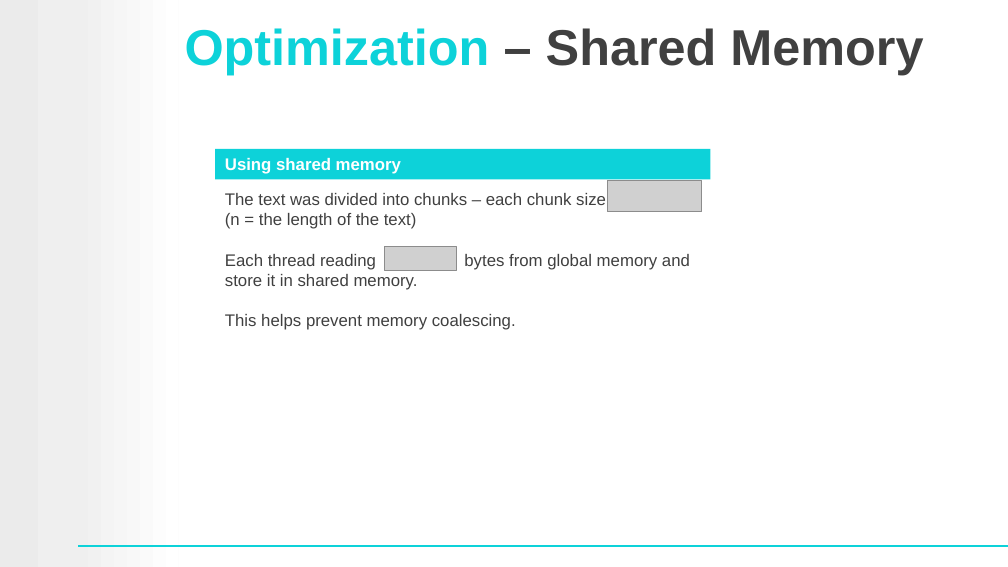
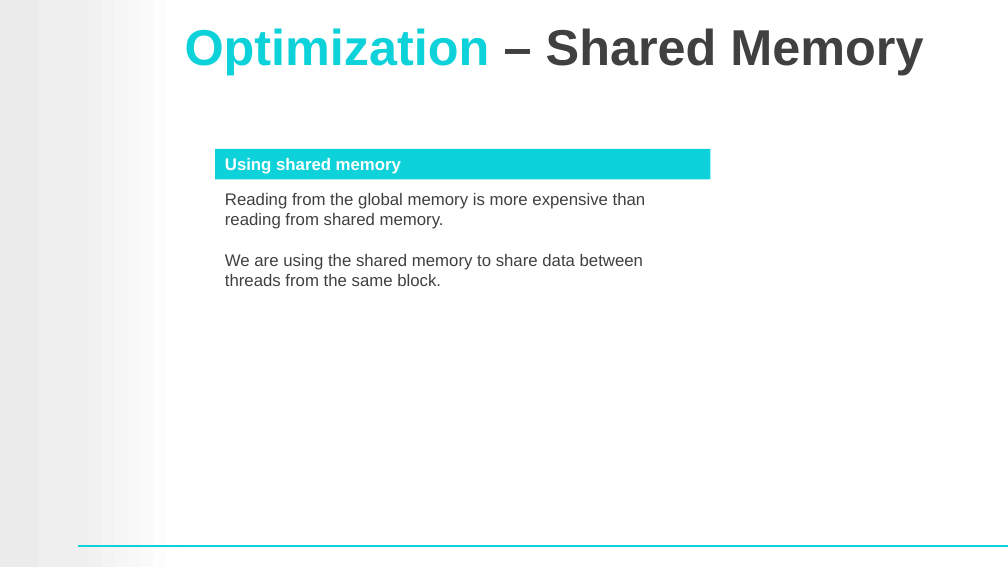
Before and after one commit to raneldan/aho-corasick, a slide deck: slide 11 of Aho-Corasick-Parallel.pptx. Drawn at 1008x567 pixels with LibreOffice and Linux fonts; fonts in the diff are those of the drawing; grey boxes stand for pictures; background and template pictures are left out. Boxes give left, top, right and bottom in pixels: in the first picture for what was removed or moved away, otherwise in the second. Text is boxed around its words. In the diff, an @@ line names an element or a change of style, - is before the commit and + after.

Commit message:
fix

```diff
--- a/Aho-Corasick-Parallel.pptx
+++ b/Aho-Corasick-Parallel.pptx
@@ text at box(225, 193, 646, 286): text changed @@
-The text was divided into chunks – each chunk size
-(n = the length of the text)
-Each thread reading bytes from global memory and store it in shared memory.
-This helps prevent memory coalescing.
+Reading from the global memory is more expensive than reading from shared memory.
+We are using the shared memory to share data between threads from the same block.
@@ picture removed at box(607, 180, 702, 212) @@
@@ picture removed at box(385, 247, 457, 271) @@
```
Also in this commit, not shown: 1 other slide changed.
